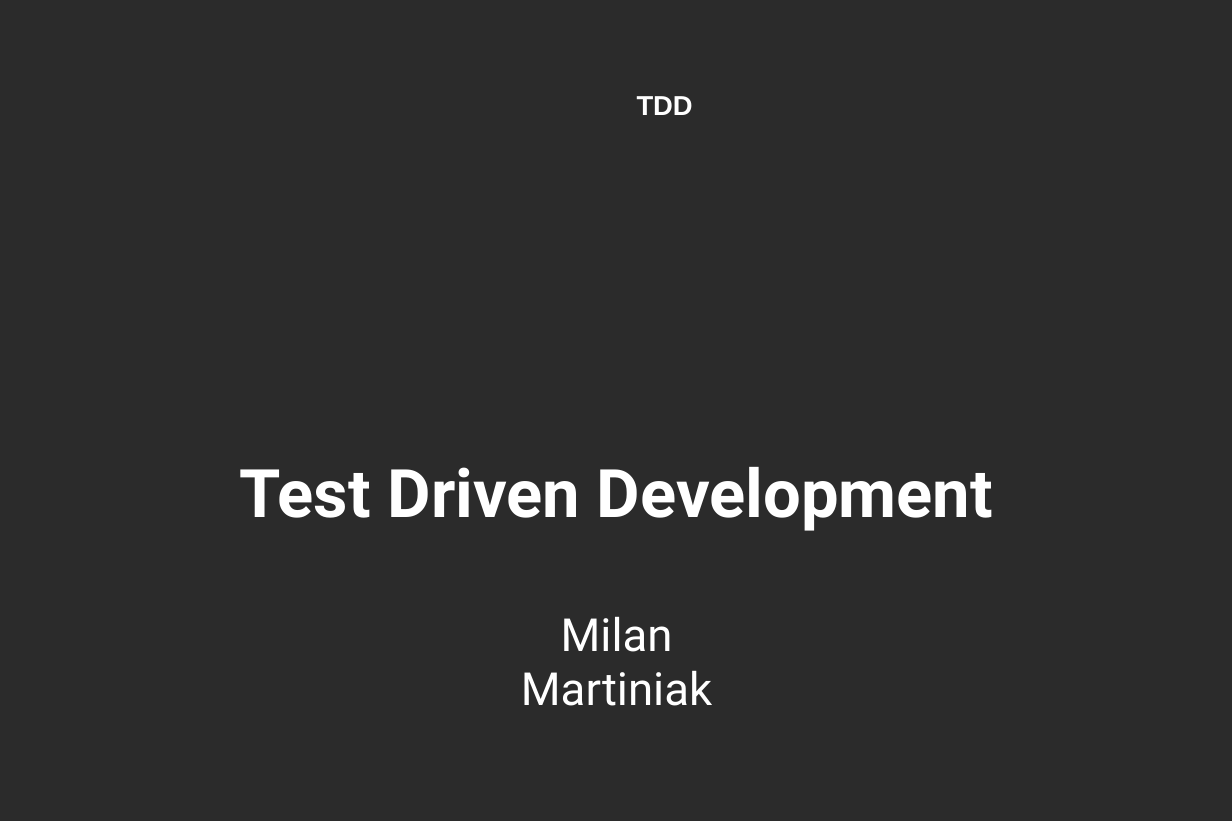
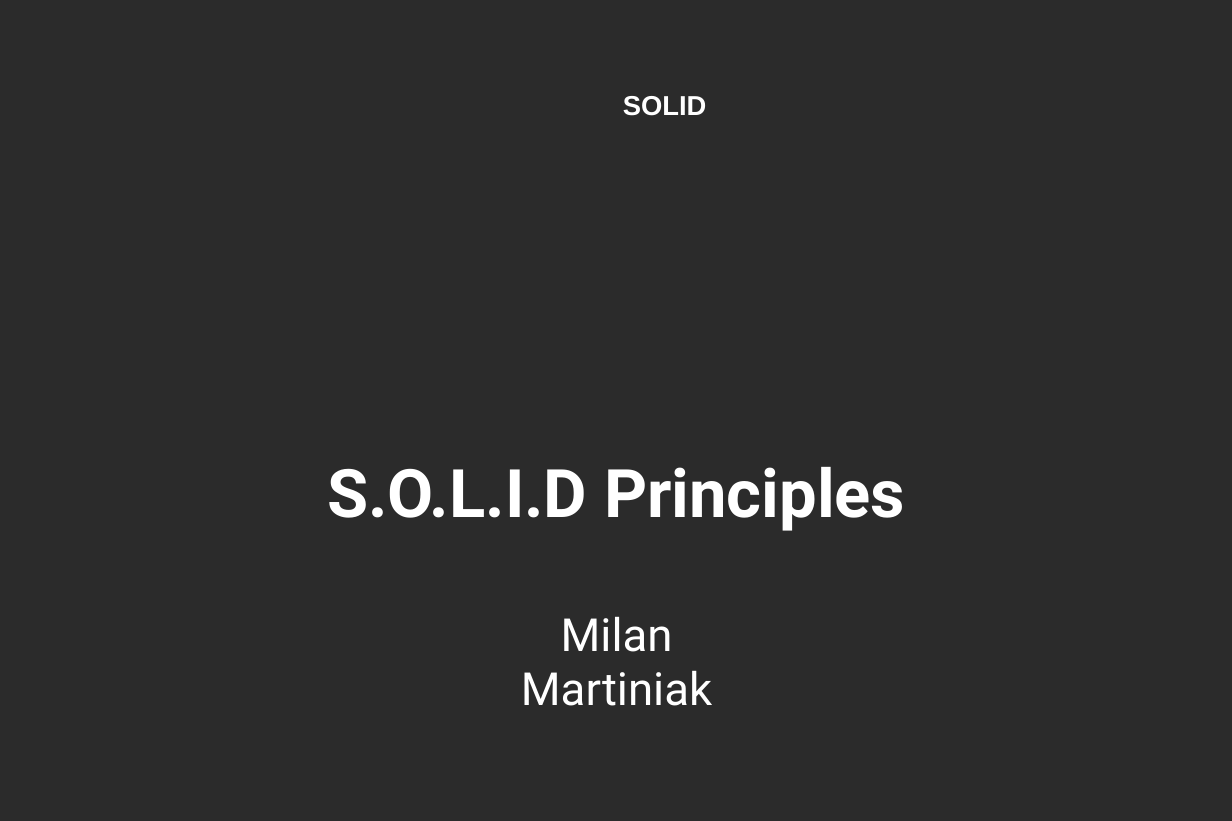
Before and after one commit to Burgyn/SOLID-Principles, a slide deck: slide 1 of Prezentácia.pptx. Drawn at 1232x821 pixels with LibreOffice and Linux fonts; fonts in the diff are those of the drawing; background and template pictures are left out; a plain dark background stands for a picture behind light text. Boxes give left, top, right and bottom in pixels: in the first picture for what was removed or moved away, otherwise in the second. Text is boxed around its words. In the diff, an @@ line names an element or a change of style, - is before the commit and + after.

```diff
--- a/Prezentácia.pptx
+++ b/Prezentácia.pptx
@@ text at box(623, 96, 707, 116): text changed @@
-TDD
+SOLID
@@ text at box(327, 467, 905, 531): text changed @@
-Test Driven Development
+S.O.L.I.D Principles
```
Also in this commit, not shown: 12 slides added, 14 slides removed, 2 other files.
